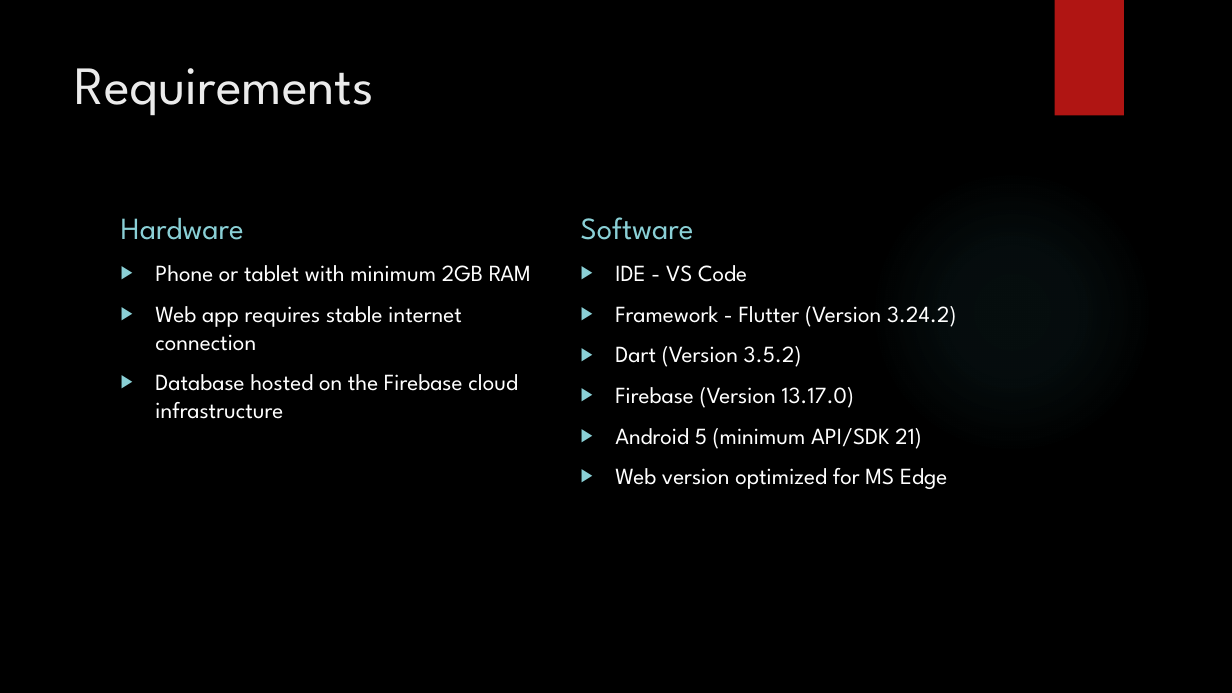
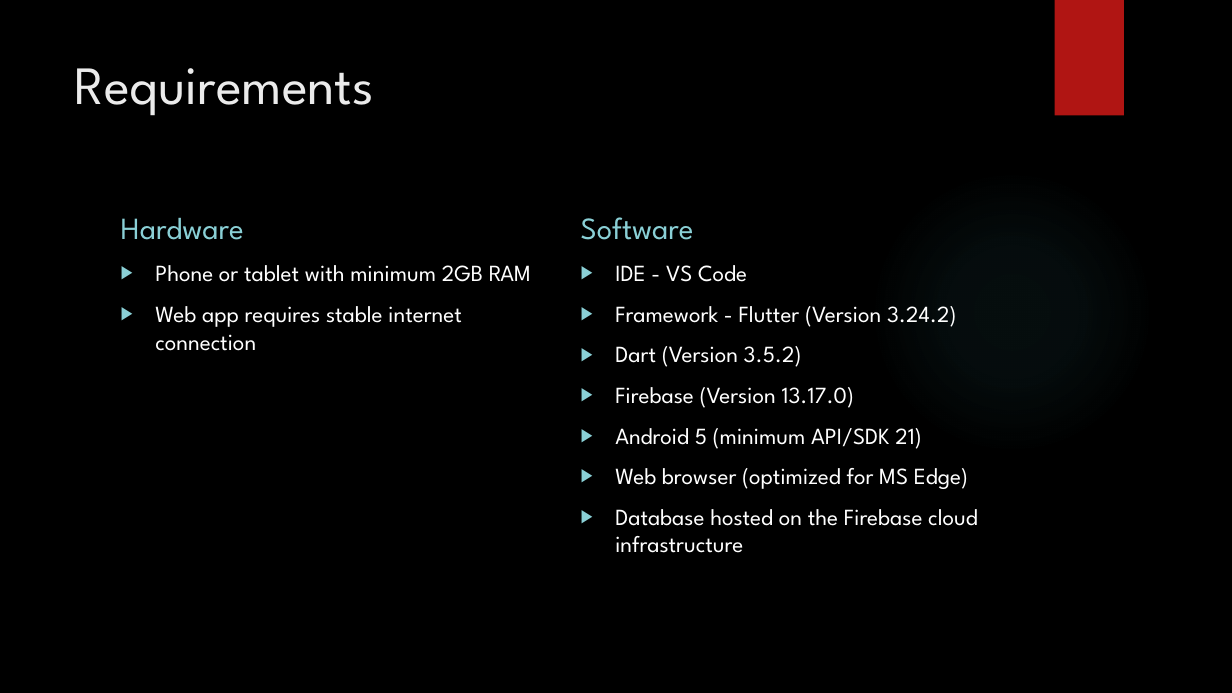
Before and after one commit to NathanTh3Gr3at/ITPV302_Project, a slide deck: slide 6 of PowerPoint Slides/ITPV302 - Presentation.pptx (slide 4 before the commit). Drawn at 1232x693 pixels with LibreOffice and Linux fonts; fonts in the diff are those of the drawing; background and template pictures are left out. Boxes give left, top, right and bottom in pixels: in the first picture for what was removed or moved away, otherwise in the second. Text is boxed around its words. In the diff, an @@ line names an element or a change of style, - is before the commit and + after.

```diff
--- a/PowerPoint Slides/ITPV302 - Presentation.pptx
+++ b/PowerPoint Slides/ITPV302 - Presentation.pptx
@@ text at (x1=155, y1=374, x2=518, y2=419): paragraph removed @@
-▶ Database hosted on the Firebase cloud infrastructure
@@ text at (x1=615, y1=468, x2=978, y2=553): text changed @@
-▶ Web version optimized for MS Edge
+▶ Web browser (optimized for MS Edge)
+▶ Database hosted on the Firebase cloud infrastructure
```
Also in this commit, not shown: 2 slides added, 1 other file.
